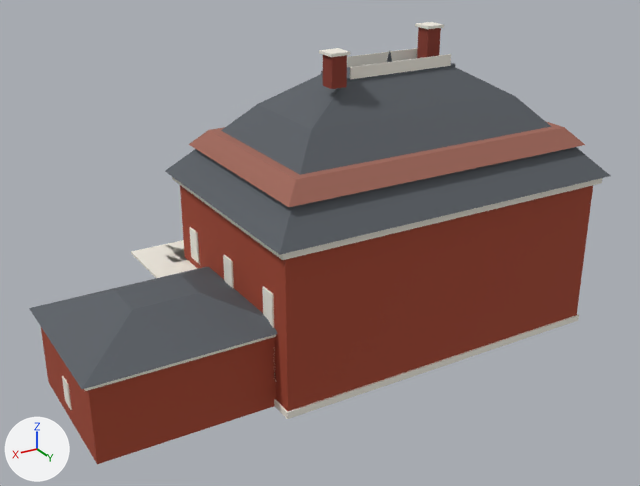
The OBJ model Assets/Noir/Models/VictorianHouse.obj, before and after one commit.
The view is the same before and after, from a 50 mm lens placed at (19.4, 32.2, 20.5), pointed at (0.6, 0.7, 4.8). Every picture has the same lights, and +X, +Y and +Z are marked at lower left. The older version comes first. Where no turn or scale is listed for an object, it has been applied to the vertices. Vertices at exactly the same position are counted once.

The first picture shows 'VictorianHouse'.
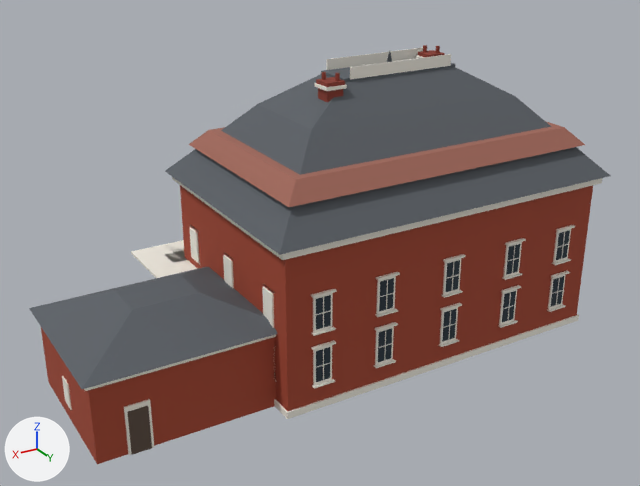
Boxes [x1, y1, x2, y2] around the edits, measured in the pictures (640 x 486 px; the box of a moved part takes in the faces that stretch with it):
'VictorianHouse', reshaped
    before: [29, 22, 610, 464]
    after: [29, 45, 610, 464]
part 1 of me_victorianhouse, moved or reshaped (mostly hidden afterwards)
    before: [415, 22, 444, 29]
    after: [416, 55, 424, 58]
part 2 of me_victorianhouse, moved or reshaped
    before: [319, 48, 350, 57]
    after: [315, 83, 347, 91]
part 3 of me_victorianhouse, added
    after: [311, 225, 575, 389]
part 4 of me_victorianhouse, added (mostly hidden)
    after: [124, 225, 199, 455]
part 5 of me_victorianhouse, cut back
    before: [417, 27, 441, 58]
    after: [418, 45, 445, 57]
part 6 of me_victorianhouse, cut back
    before: [323, 55, 347, 89]
    after: [316, 72, 345, 102]

What changed in the scene script:
```text
Add mat_garage_door:
    mat_garage_door = principled_material('garage_door')
    mat_garage_door.base_color = (0.0723, 0.144, 0.125)  # dark cyan #4c6a63
    mat_garage_door.roughness = 0.9
Change me_victorianhouse:
    used by ob_victorianhouse; location = (0.0, 0.0, 0.0)
    remove me_victorianhouse.from_pydata(...)  # 3180 vertices, 5158 faces; spans x -12.9..12.9, y -6.3..6.3, z 0.0..13.9
    add me_victorianhouse.from_pydata(...)  # 4092 vertices, 6562 faces; spans x -12.9..12.9, y -6.3..6.3, z 0.0..13.1
    me_victorianhouse part 1: the loose piece of 8 vertices spanning x -5.8..-4.9, y -0.1..0.8, z 13.8..13.9 is moved by (0.0, 0.2, -1.4)
    me_victorianhouse part 2: the loose piece of 8 vertices spanning x 0.2..1.1, y 1.6..2.5, z 13.4..13.6 is moved by (0.0, -0.3, -1.4)
    me_victorianhouse part 3: 480 vertices added at x -9.9..4.0, y 5.8..6.0, z 1.1..5.2
    me_victorianhouse part 4: 88 vertices added at x 4.9..12.6, y -3.3..4.9, z 0.0..5.2
    me_victorianhouse part 5: 8 vertices removed from x -5.7..-5.0, y 0.0..0.7, z 12.1..13.8; 68 vertices added at x -5.8..-4.9, y 0.2..1.0, z 10.4..12.9
    me_victorianhouse part 6: 8 vertices removed from x 0.3..1.0, y 1.7..2.4, z 12.1..13.4; 68 vertices added at x 0.2..1.1, y 1.4..2.2, z 10.4..12.6
    other edits to the shape of me_victorianhouse do not show in these pictures
    add me_victorianhouse.materials.append(mat_garage_door)  # dark cyan #4c6a63
```
